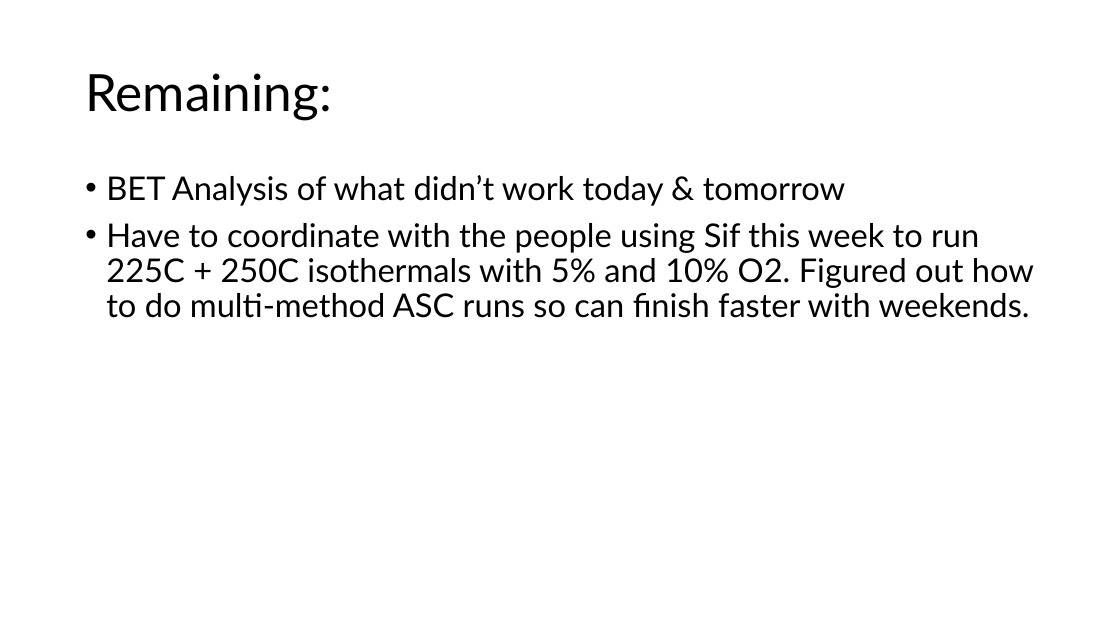
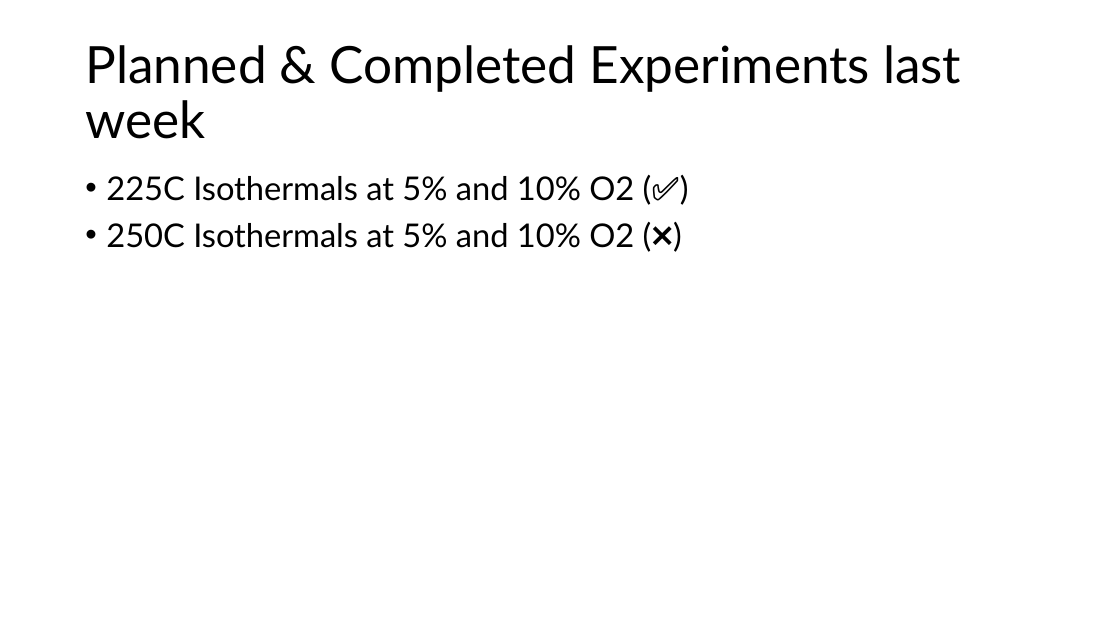
Before and after one commit to c-reetz/Bachelor-Analysis-Tools, a slide deck: slide 5 of TG_Data/Sif Data/TG TEST 7 . OXIDATION 600C 5% O2/Presentation1.pptx. Drawn at 1120x630 pixels with LibreOffice and Linux fonts; fonts in the diff are those of the drawing. Boxes give left, top, right and bottom in pixels: in the first picture for what was removed or moved away, otherwise in the second. Text is boxed around its words. In the diff, an @@ line names an element or a change of style, - is before the commit and + after.

```diff
--- a/TG_Data/Sif Data/TG TEST 7 . OXIDATION 600C 5% O2/Presentation1.pptx
+++ b/TG_Data/Sif Data/TG TEST 7 . OXIDATION 600C 5% O2/Presentation1.pptx
@@ title at [85, 45, 961, 139]: text changed @@
-Remaining:
+Planned & Completed Experiments last week
@@ text at [106, 176, 634, 248]: text changed @@
-• BET Analysis of what didn’t work today & tomorrow
-• Have to coordinate with the people using Sif this week to run 225C + 250C isothermals with 5% and 10% O2. Figured out how to do multi-method ASC runs so can finish faster with weekends.
+• 225C Isothermals at 5% and 10% O2 (✅)
+• 250C Isothermals at 5% and 10% O2 (❌)
```
Also in this commit, not shown: 1 other slide changed, 2 other files.
